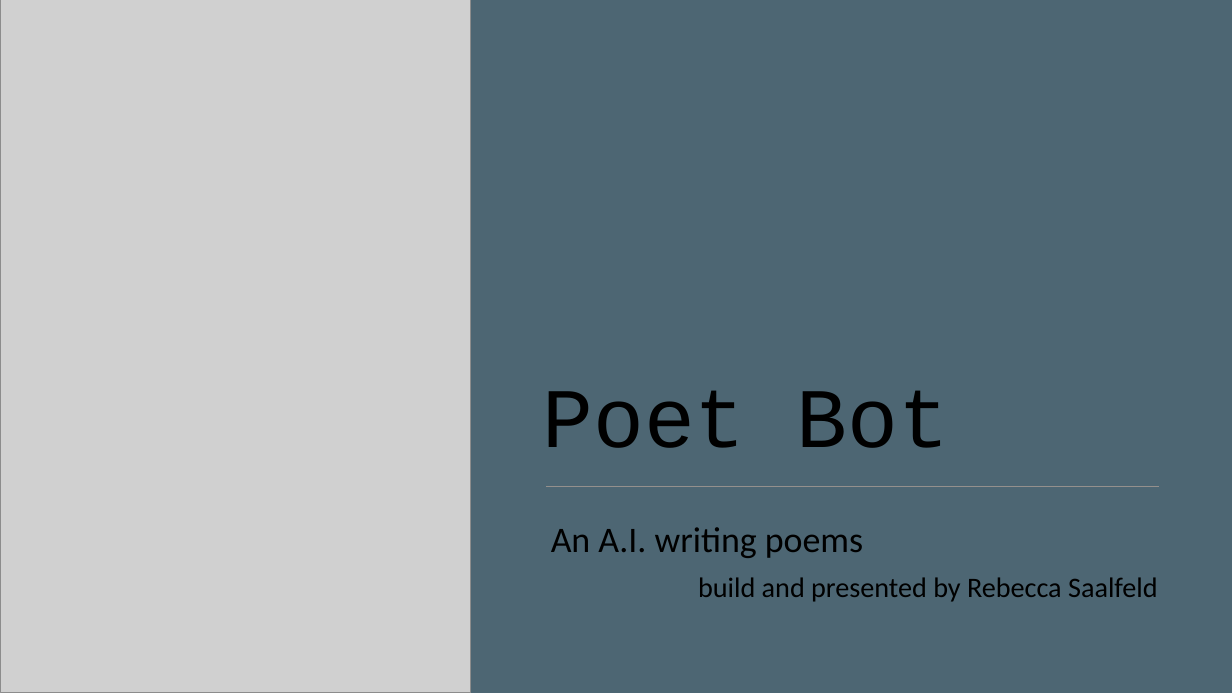
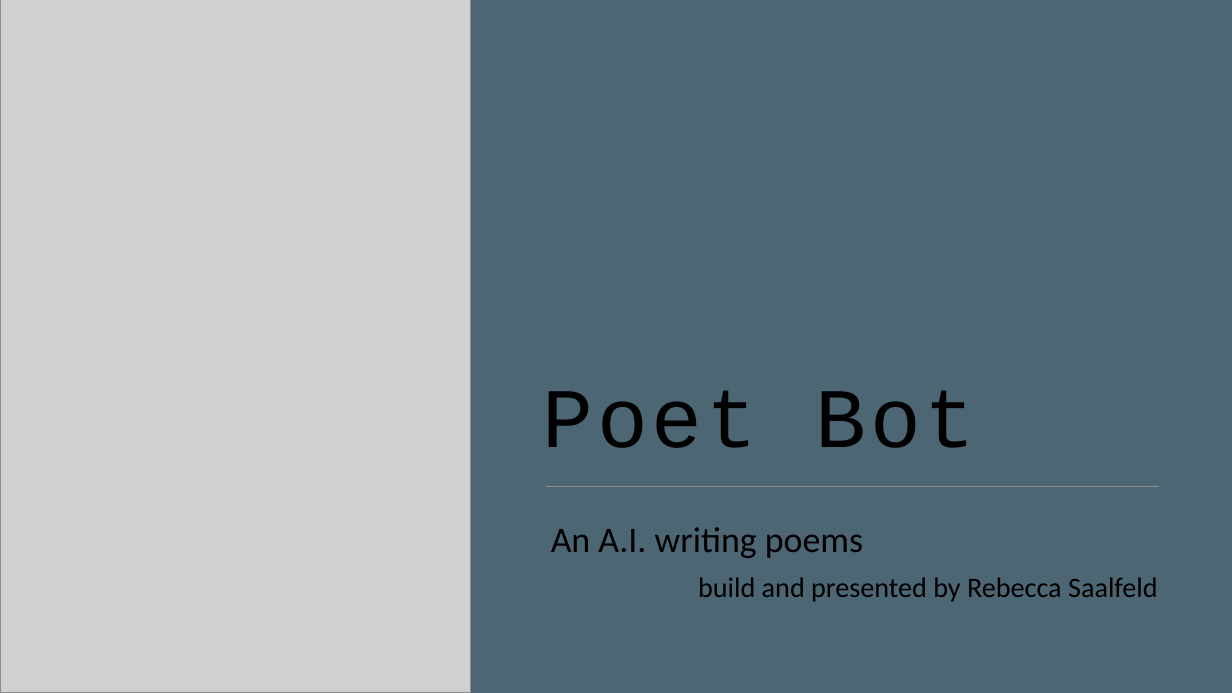
Before and after one commit to RebeccaSaalfeld/final_project, a slide deck: slide 1 of final_project.pptx. Drawn at 1232x693 pixels with LibreOffice and Linux fonts; fonts in the diff are those of the drawing; grey boxes stand for pictures. Boxes give left, top, right and bottom in pixels: in the first picture for what was removed or moved away, otherwise in the second. Text is boxed around its words. In the diff, an @@ line names an element or a change of style, - is before the commit and + after.

```diff
--- a/final_project.pptx
+++ b/final_project.pptx
@@ title "Poet Bot" at (x1=542, y1=390, x2=976, y2=448): letter spacing 0 to 3 pt @@
```
Also in this commit, not shown: 2 other slides changed, 4 slides added, 2 slides removed, 16 other files.
